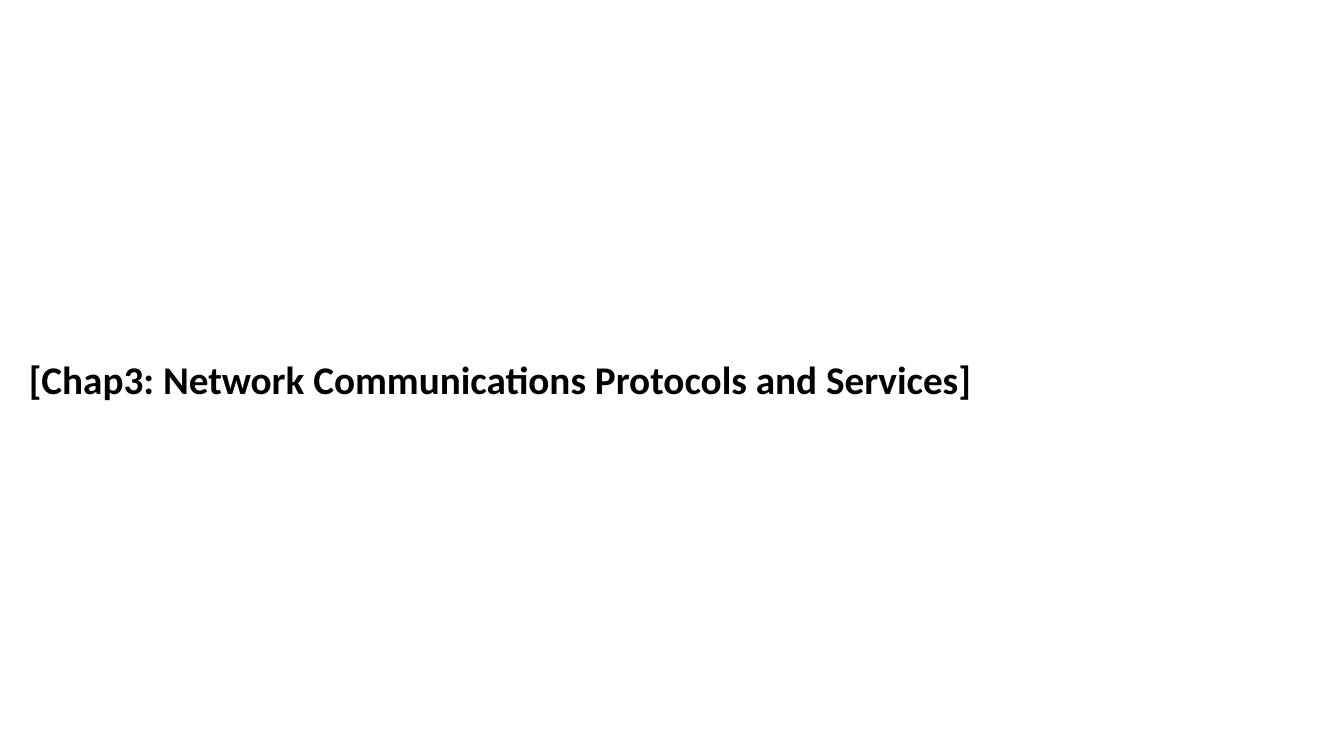
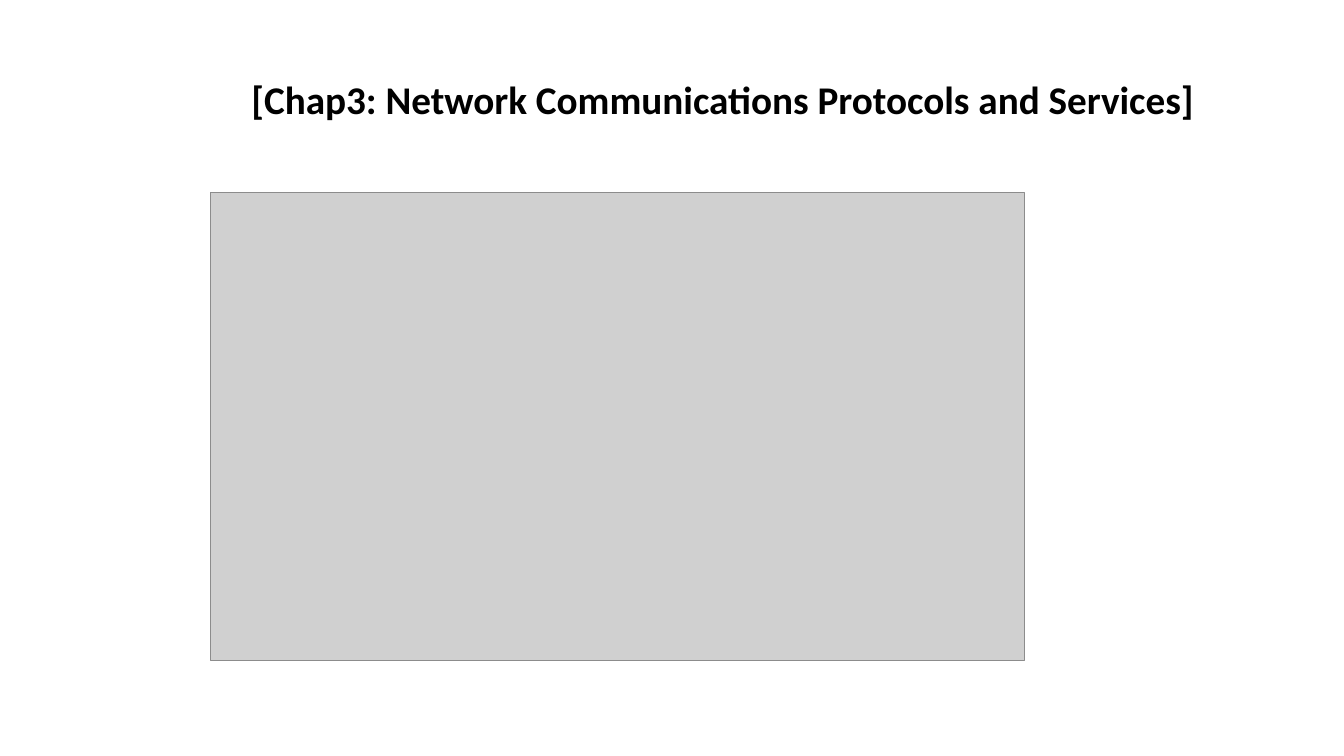
Before and after one commit to quang-vn26/Advanced-Network-Programming-Tieng-Viet-, a slide deck: slide 18 of pp1.pptx. Drawn at 1344x756 pixels with LibreOffice and Linux fonts; fonts in the diff are those of the drawing; grey boxes stand for pictures; background and template pictures are left out. Boxes give left, top, right and bottom in pixels: in the first picture for what was removed or moved away, otherwise in the second. Text is boxed around its words. In the diff, an @@ line names an element or a change of style, - is before the commit and + after.

```diff
--- a/pp1.pptx
+++ b/pp1.pptx
@@ text "[Chap3: Network Communications Protocols and ...": place and size @@
-text "[Chap3: Network Communications Protocols and ..." at (29, 365, 971, 400)
+text "[Chap3: Network Communications Protocols and ..." at (251, 85, 1194, 120)
@@ picture added at (211, 193, 1024, 660) @@
```
Also in this commit, not shown: 15 other slides changed, 11 slides added, 2 slides removed.
